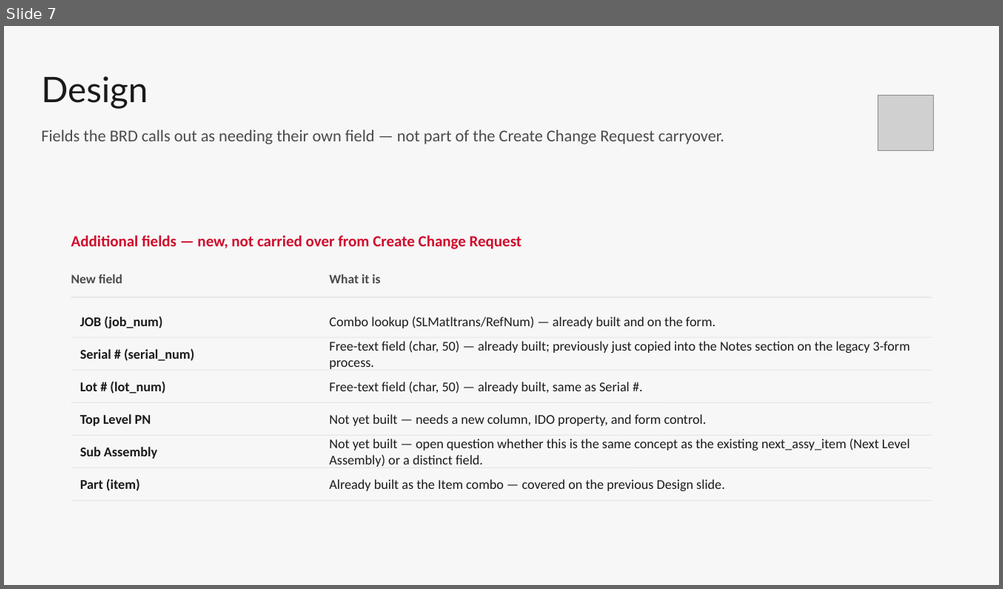
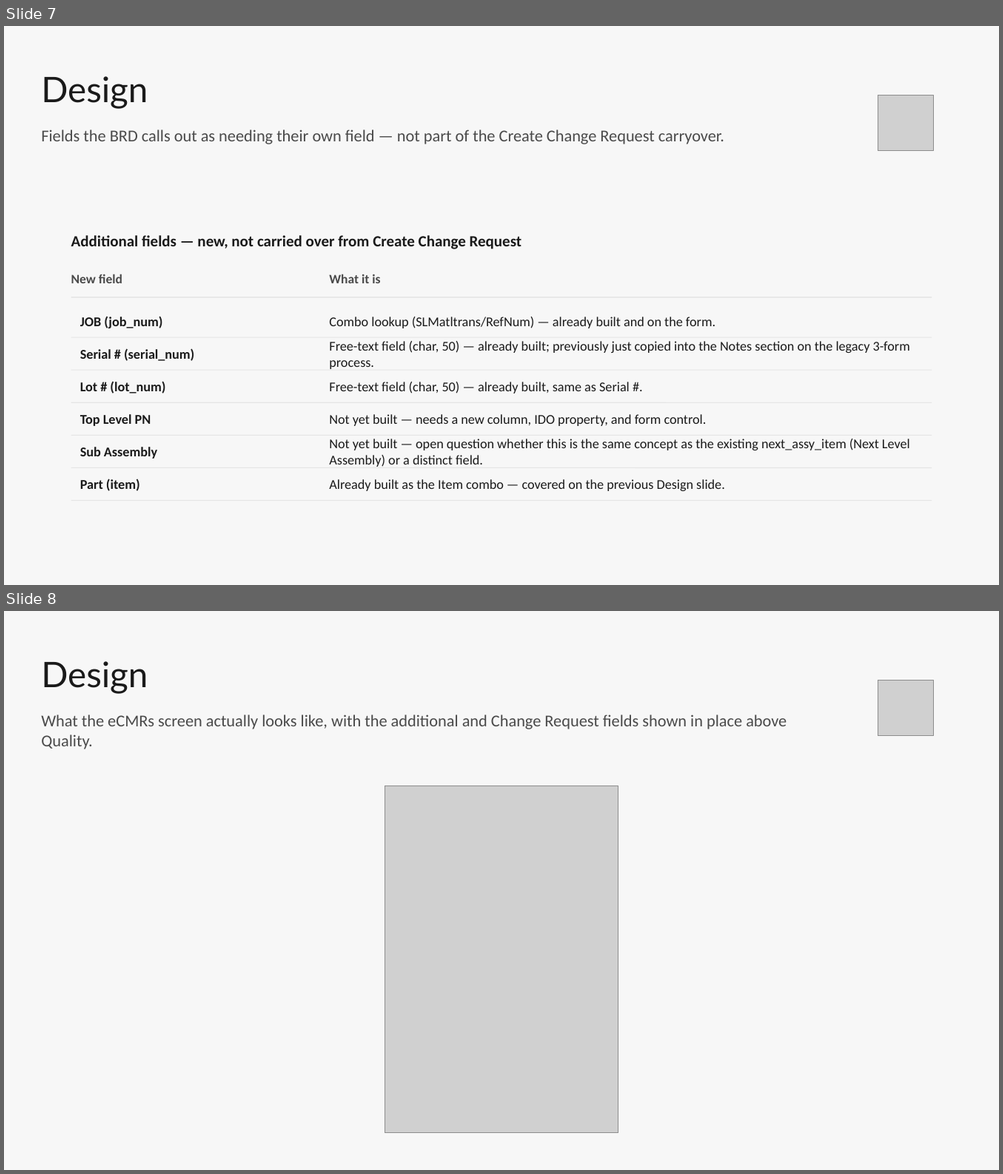
Before and after one commit to Enflite/eCMRs, a slide deck: docs/presentations/eCMRs_plan.pptx. Shown one above the other, each under a label of ours: slide 7 before the commit, slides 7 and 8 after it. The pictures are 1003x589 and 1003x1174 pixels, drawn with LibreOffice and Linux fonts; fonts in the diff are those of the drawing; grey boxes stand for pictures. Boxes give left, top, right and bottom in pixels: in the first picture for what was removed or moved away, otherwise in the second. Text is boxed around its words. In the diff, an @@ line names an element or a change of style, - is before the commit and + after.

```diff
--- a/docs/presentations/eCMRs_plan.pptx
+++ b/docs/presentations/eCMRs_plan.pptx
@@ slide 8 added at box(4, 611, 999, 1170), background #F7F7F7 @@
@@ text added at box(41, 661, 148, 694), 34 pt, text #1A1A1A @@
+Design
@@ picture added at box(878, 681, 933, 736) @@
@@ text added at box(41, 715, 786, 749), 16 pt, text #4A4A4A @@
+What the eCMRs screen actually looks like, with the additional and Change Request fields shown in place above Quality.
@@ picture added at box(384, 786, 618, 1133) @@
@@ slide 7 changed as well @@
@@ text "Additional fields — new, not ..." at box(71, 235, 522, 249): text colour #CF0C2C to #1A1A1A @@
```
Also in this commit, not shown: 12 other slides changed.
